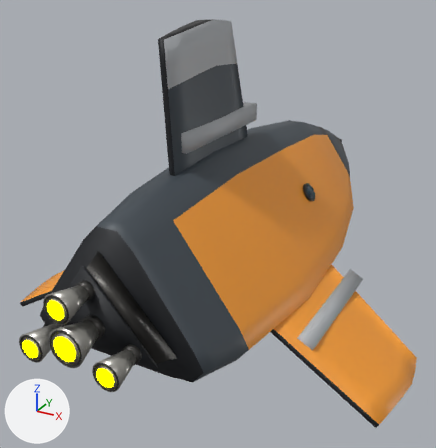
One commit to the glTF model ThoriumGap_JS/models/Ship_Standard_19.glb: the scene before it, then after it.
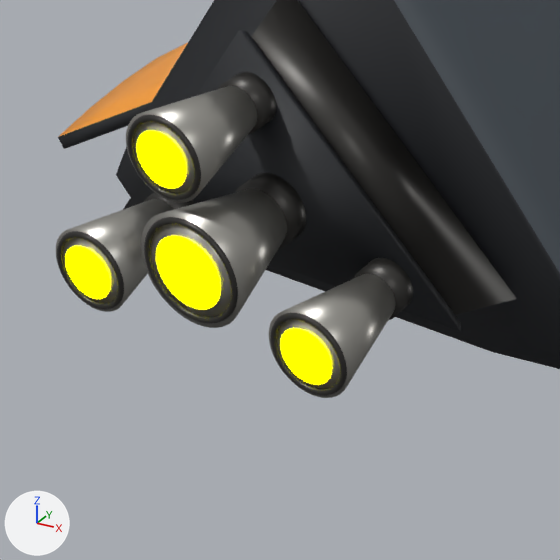
Each version appears first whole from a 50 mm lens placed at (3.18, -6.75, 3.01), pointed at (-0.27, -0.48, -0.12), and next in a close-up on the part from 0% to 44% of the width and 57% to 100% of the height. Every picture has the same lights, and +X, +Y and +Z are marked at lower left. The last two pictures show the newer version. Where no turn or scale is listed for an object, it has been applied to the vertices.

The first close-up shows 'EngineBell_Center_BurnishedNozzle', 'EngineBell_Dorsal_BurnishedNozzle', 'EngineBell_LowerLeft_BurnishedNozzle', 'EngineBell_LowerRight_BurnishedNozzle', 'EngineBlock_AftTriFoldTrimFrame', 'EngineBlock_AftTriangularIntegratedMountPlate', 'EngineEmitter', 'EngineLip_Center_DarkRim', 'EngineLip_Dorsal_DarkRim', 'EngineThroat_Center_DarkSocket', 'Fuselage_RoundedTriangleTriFoldBody', 'Wing_LowerLeft_TriFoldCornerBladePaintedMesh' and 5 more.
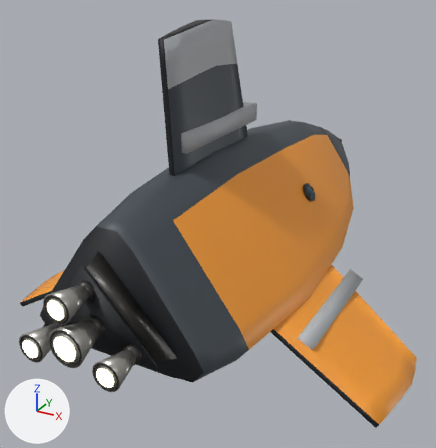
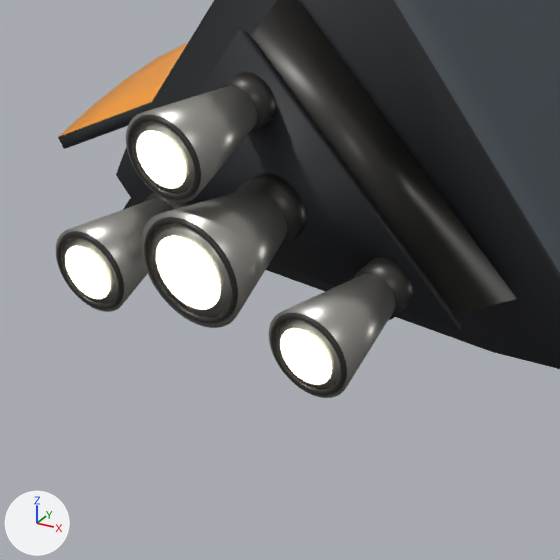
Diff of the bpy script that builds the scene:
```diff
--- a/ThoriumGap_JS/models/Ship_Standard_19.glb.py
+++ b/ThoriumGap_JS/models/Ship_Standard_19.glb.py
@@ mat_engineglow @@
 mat_engineglow.roughness = 1.0
-mat_engineglow.emission_color = (1.0, 1.0, 0.0)  # yellow #ffff00
+mat_engineglow.emission_color = (0.62, 0.57, 0.4)  # beige #cec7aa
 mat_engineglow.emission_strength = 5.0
```

Pixel boxes [x1, y1, x2, y2] of what changed, in the close-ups (560 x 560 px):
'EngineEmitter', recoloured
    both: [65, 130, 332, 385]
